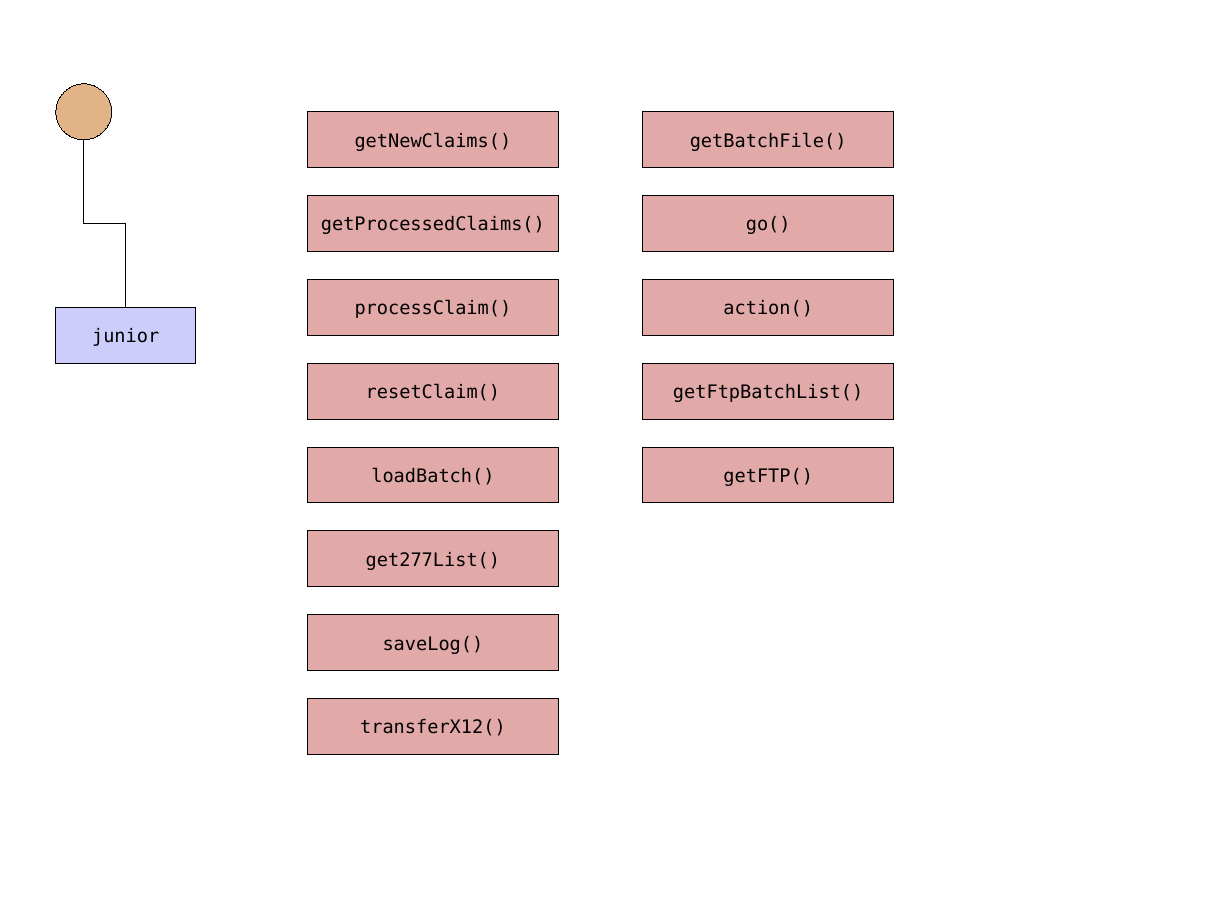
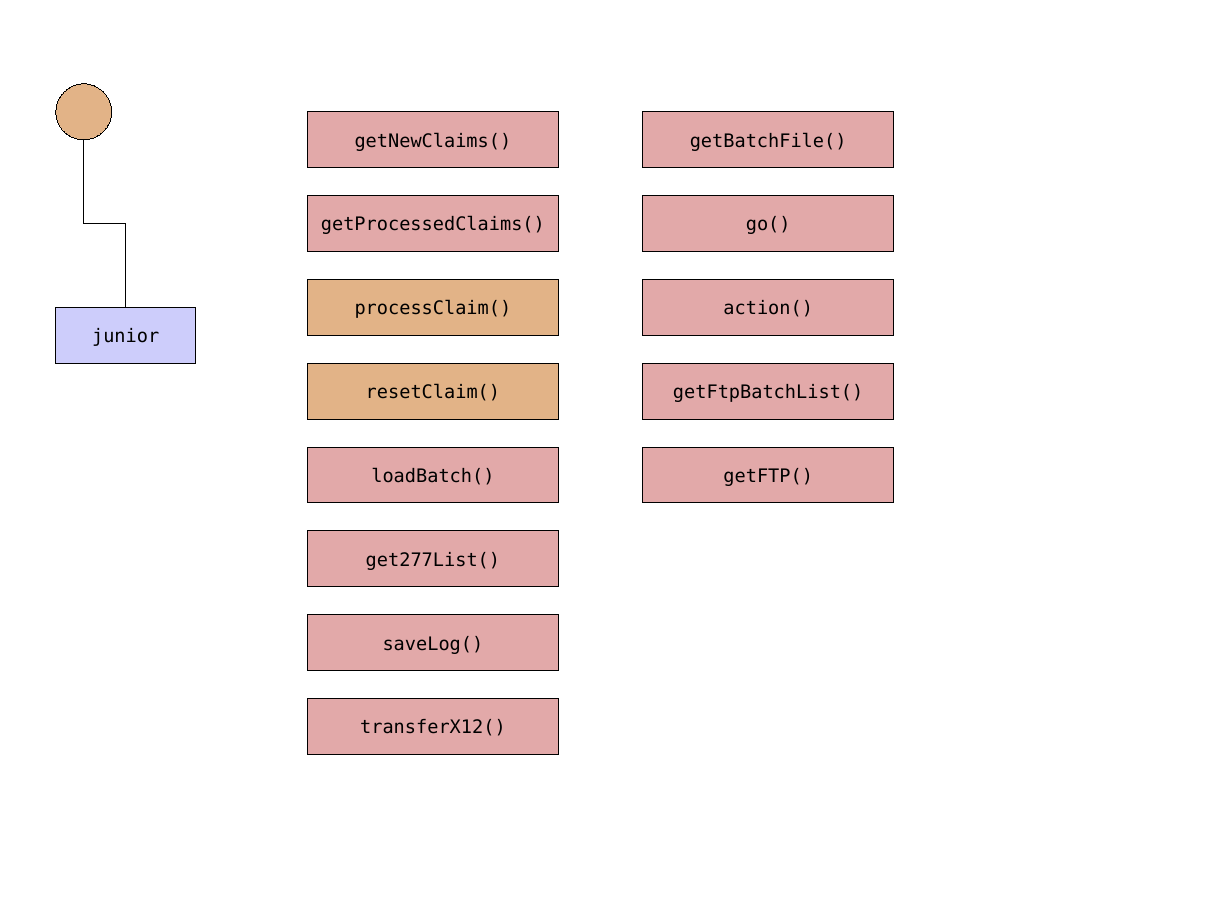
Before and after one commit to JamesLeB/Stout, a slide deck: slide 6 of Documents/junior.odp. Drawn at 1232x924 pixels with LibreOffice and Linux fonts; fonts in the diff are those of the drawing. Boxes give left, top, right and bottom in pixels: in the first picture for what was removed or moved away, otherwise in the second. Text is boxed around its words. In the diff, an @@ line names an element or a change of style, - is before the commit and + after.

```diff
--- a/Documents/junior.odp
+++ b/Documents/junior.odp
@@ rectangle "processClaim()" at (x1=307, y1=279, x2=559, y2=335): fill #E2A9A9 to #E2B387 @@
@@ rectangle "resetClaim()" at (x1=307, y1=363, x2=559, y2=419): fill #E2A9A9 to #E2B387 @@
```
Also in this commit, not shown: 2 other slides changed, 1 slide added.
